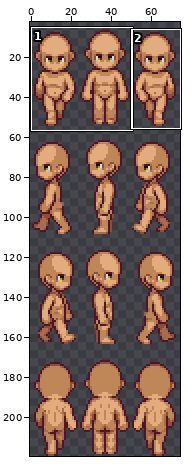
Sprite sheet, stored at src/assets/sprites/Human/angry_man.png. Above, an overview of the earlier version with the close-up marked.
Close-up. Before the edit:
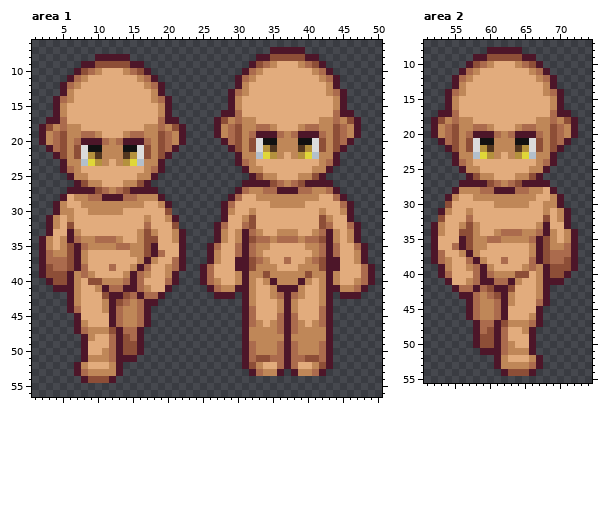
The file is 75x220 pixels. Colours within 5 levels of each other are drawn and written as one. Shown: area 1: x 1..50, y 6..56; area 2: x 51..74, y 7..55. The wide view leaves out empty margins. The commit also changed other parts of the picture, which this record leaves out.
New version:
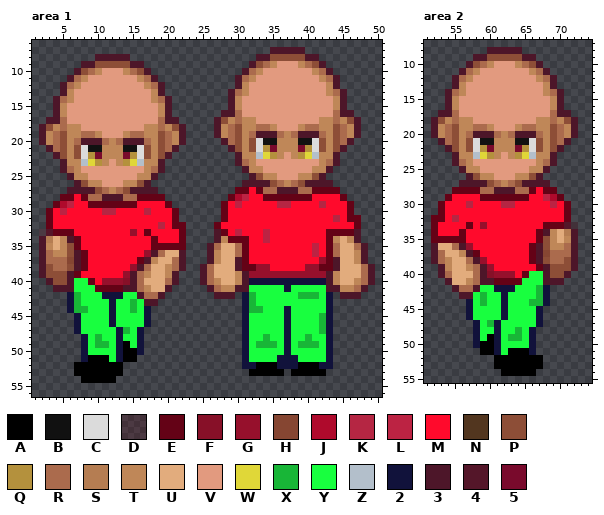
Palette (. is transparent): A #000000  B #111111  C #dbdbdb  D #64021632  E #640216  F #871028  G #96102c  H #864632  J #af0a2c  K #b52643  L #bc2343  M #ff0a2c  N #52361f  P #8d4e37  Q #b4913d  R #ab6b4d  S #b57d52  T #bf8758  U #e2ac7d  V #e29a7f  W #e0d738  X #18b637  Y #18ff3f  Z #b3bfcb  2 #11123b  3 #4d1629  4 #541629  5 #790a2c
Change:
Changed rows in their new state; - is an unchanged pixel.
Area 1:
first column x 2:
 9 ----------------------------------VVV---------
10 ---------VVV--------------------VVVVVVV-------
11 -------VVVVVVV-----------------VVVVVVVVV------
12 ------VVVVVVVVV---------------VVVVVVVVVVV-----
13 -----VVVVVVVVVVV--------------VVVVVVVVVVV-----
14 -----VVVVVVVVVVV-------------VVVVVVVVVVVVV----
15 ----VVVVVVVVVVVVV------------VVVVVVVVVVVVV----
16 ----VVVVVVVVVVVVV------------VVVVVVVVVVVVV----
17 ----VVVVVVVVVVVVV--------------VVVVVVVVV------
18 ------VVVVVVVVV-------------------VVV---------
19 ---------VVV----------------------------------
21 ---------------------------------5---5--------
22 --------5---5----------------------V----------
23 ----------V--------------------VVVVVVVVV------
24 ------VVVVVVVVV-----------------VVVVVVV-------
25 -------VVVVVVV--------------------VVV---------
26 ---------VVV----------------------------------
27 ----------------------------EEME-------EEEE---
28 ---EEME-------EEEE---------EJLMMEEEEEEEMMMME--
29 --EJLMMEEEEEEEMMMME-------EMLMMMMMKKMMMMKMMME-
30 -EMLMMMMMKKMMMMKMMME------EMMMMMMMMMMMMMMMMME-
31 -EMMMMMMMMMMMMMMMMME------EMMMMMMMMMMMMMMMKMEE
32 -EMMMMMMMMMMMMMMMKMEE----EMMMMMMMMMMMMMMMMMMME
33 D4EEEMMMMMMMMGMEMMMME-----EMLMMMLMMMMMMMMEEEE-
34 -S---EMMMMMMMMMMEMMME------EEEMMLMMMMMMMME----
35 -----EMMMMMMMMMMEEEEE--------EMMMMMMMMMLME----
36 ------EMMMMMMMMG-------------EMMMMMMMMMLME----
37 ----H-EMMMMMMME--------------EMMMMMMMMMMGE----
38 ------EMMMMMMG---------------EEGGMMMMMGGEE----
39 -----EMMMMMMG-----------------GGGGGGGGGGG-----
40 -----YYEMGGGF-----------------22222222222-----
41 -----YYYEEEE------------------YYYYY2YYYYY-----
42 ----2XYYY222YY---------------2XYYYYYYXXXY2----
43 ----2XYYYY2YYXY--------------2XYYYYYYYYYY2----
44 ----2XXYYY2YYXY2-------------2XXYYY2YYYYY2----
45 -----2YYYY2YYYY2-------------2YYYYY2YYYYX2----
46 -----2YYYY2YYYY2-------------2YYYYY2YYYYX2----
47 -----2YYYYY2XY2--------------2YYYYY2YYYYX2----
48 ------2YXYY2YY2--------------2YYXYY2YYXYY2----
49 ------2YXXY2AY2--------------2YXXXY2YXXXY2----
50 ------2YYYY2AA2--------------2YYYYY2YYYYY2----
51 ------2AAAY2AA---------------2YYYY222YYYY2----
52 -----AAAAAAA-----------------22AAA222AAA22----
53 -----AAAAAAA------------------AAAAA-AAAAA-----
54 ------AAAAA-----------------------------------
Area 2:
first column x 52:
10 ---------VVV---------
11 -------VVVVVVV-------
12 ------VVVVVVVVV------
13 -----VVVVVVVVVVV-----
14 -----VVVVVVVVVVV-----
15 ----VVVVVVVVVVVVV----
16 ----VVVVVVVVVVVVV----
17 ----VVVVVVVVVVVVV----
18 ------VVVVVVVVV------
19 ---------VVV---------
22 --------5---5--------
23 ----------V----------
24 ------VVVVVVVVV------
25 -------VVVVVVV-------
26 ---------VVV---------
28 ---EEEE-------EMEE---
29 --EMMMMEEEEEEEMMLJE--
30 -EMMMKMMMMKKMMMMMLME-
31 -EMMMMMMMMMMMMMMMMME-
32 EEMKMMMMMMMMMMMMMMME-
33 EMMMMEMGMMMMMMMMEEE4D
34 EMMMEMMMMMMMMMME---S-
35 EEEEEMMMMMMMMMME-----
36 -----GMMMMMMMME------
37 ------EMMMMMMME-H----
38 -------GMMMMMME------
39 --------GMMMMMME-----
40 --------FGGGMEYY-----
41 ---------EEEEYYY-----
42 -------YY222YYYX2----
43 ------YXYY2YYYYX2----
44 -----2YXYY2YYYXX2----
45 -----2YYYY2YYYY2-----
46 -----2YYYY2YYYY2-----
47 ------2YX2YYYYY2-----
48 ------2YY2YYXY2------
49 ------2YA2YXXY2------
50 ------2AA2YYYY2------
51 -------AA2YAAA2------
52 ---------AAAAAAA-----
53 ---------AAAAAAA-----
54 ----------AAAAA------
Changed places in both close-ups, as pixel boxes (x1, y1, x2, y2):
changed: (39, 61, 361, 383)
changed: (431, 61, 578, 376)
